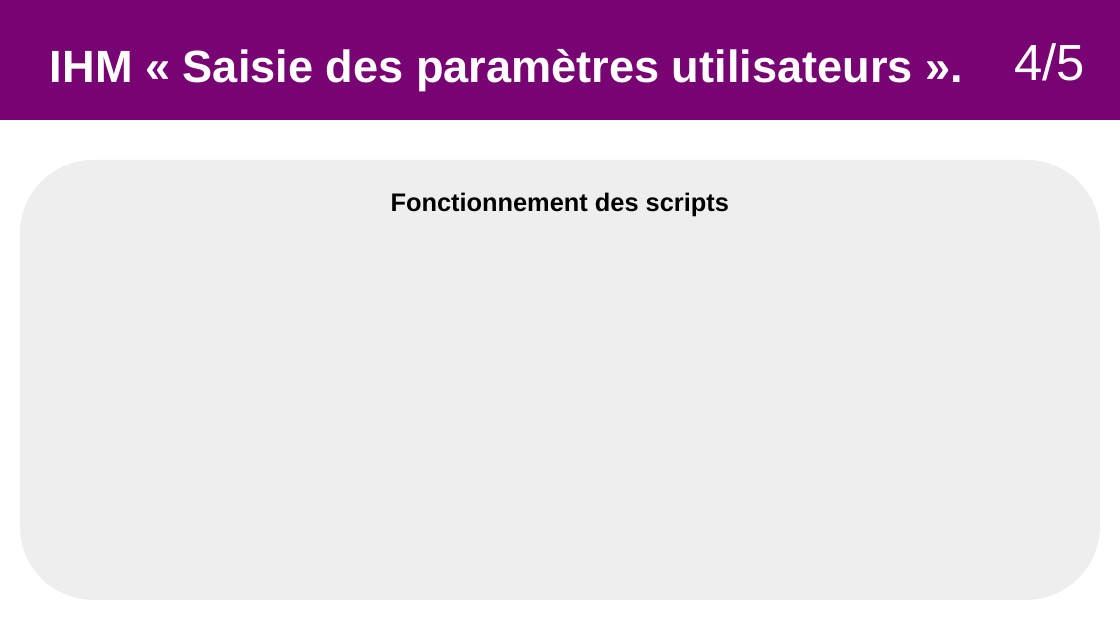
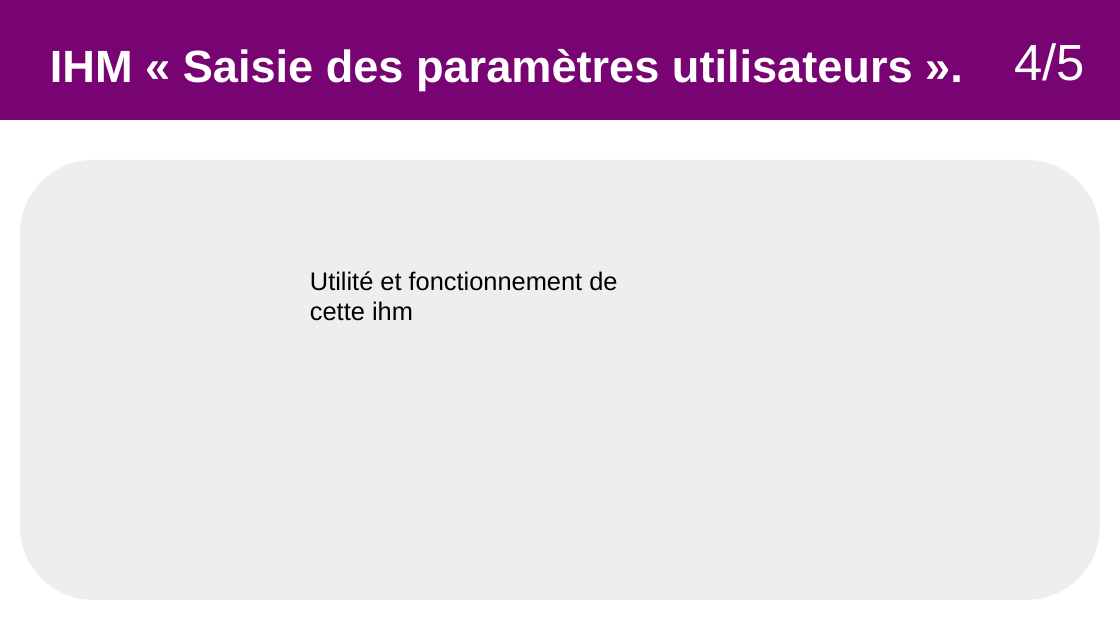
Before and after one commit to Sauvage89/sechoir-houblon, a slide deck: slide 42 of doc/diaporama/revu2/revu2_sauvage.odp (slide 32 before the commit). Drawn at 1120x630 pixels with LibreOffice and Linux fonts; fonts in the diff are those of the drawing. Boxes give left, top, right and bottom in pixels: in the first picture for what was removed or moved away, otherwise in the second. Text is boxed around its words. In the diff, an @@ line names an element or a change of style, - is before the commit and + after.

```diff
--- a/doc/diaporama/revu2/revu2_sauvage.odp
+++ b/doc/diaporama/revu2/revu2_sauvage.odp
@@ text in rounded rectangle at (391, 192, 729, 217): text removed @@
-Fonctionnement des scripts
@@ text added at (310, 271, 617, 321), 18 pt, text #000000 @@
+Utilité et fonctionnement de cette ihm
```
Also in this commit, not shown: 4 other slides changed, 16 slides added, 6 slides removed.
